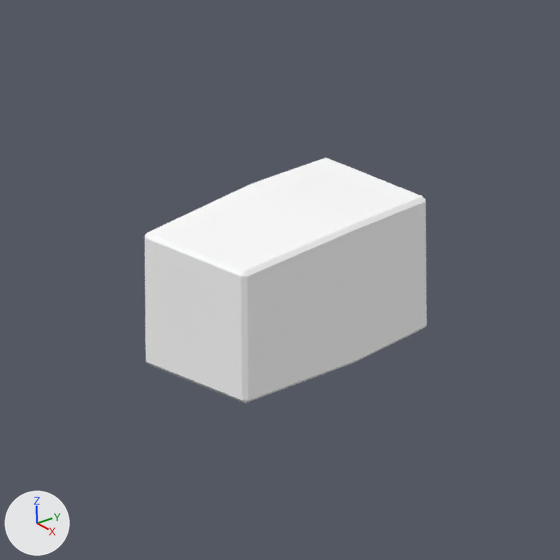
The Blender file wares/granite.blend: old version first, new version second.
Before and after are seen from the file's camera 'Camera'. The axes (+X, +Y, +Z) are drawn at lower left. The lights are the same throughout.

Script lines for the objects in view, before the commit:
```python
mat_stone_marblerough = diffuse_material('Stone_MarbleRough')
mat_stone_marblerough.base_color = (1.0, 1.0, 1.0)  # white #ffffff
me_cube = bpy.data.meshes.new('Cube')
me_cube.from_pydata(...)  # 12 vertices, 11 faces; spans x -2.18..0.83, y -0.87..0.88, z -0.88..0.88
me_cube.materials.append(mat_stone_marblerough)  # white #ffffff
ob_cube = bpy.data.objects.new('Cube', me_cube)
ob_cube.location = (0.0, 0.0, 0.0)
ob_cube.rotation_euler = (0.0, 0.0, -1.437)  # degrees (0, 0, -82)
ob_cube.scale = (0.31, 0.31, 0.31)
_m = ob_cube.modifiers.new('Bevel', 'BEVEL')
_m.width = 0.05
_m.width_pct = 0.05
_m.limit_method = 'NONE'
_m.angle_limit = 0.873
_m.spread = 0.0
```
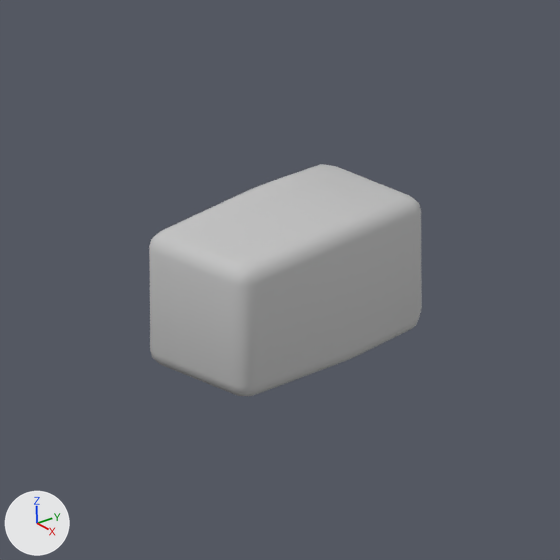
What differs and where, as boxes [x1, y1, x2, y2] in the pictures (560 x 560 px):
'Cube', recoloured, shading changed, modifiers changed (white to grey)
    before: [145, 158, 427, 403]
    after: [149, 164, 422, 396]

What changed in the scene script:
```text
Change mat_stone_marblerough:
    mat_stone_marblerough.base_color: (1.0, 1.0, 1.0) -> (0.553, 0.553, 0.553)  # white #ffffff -> light grey #c4c4c4
Change me_cube:
    where me_cube.from_pydata(...)  # 12 vertices, 11 faces; spans x -2.18..0.83, y -0.87..0.88, z -0.88..0.88
    used by ob_cube; location = (0.0, 0.0, 0.0); rotation_euler = (0.0, 0.0, -1.437), in degrees (0, 0, -82); scale = (0.31, 0.31, 0.31)
    me_cube part 1: all faces are now shaded smooth (11 of 11 changed)
Change ob_cube:
    where _m = ob_cube.modifiers.new('Bevel', 'BEVEL')
    _m.width: 0.05 -> 0.2
    _m.width_pct: 0.05 -> 0.2
    add _m.segments = 3
```
